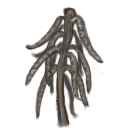
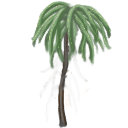
Revision of a layered 128×128 image; what changed, layer by layer:
added group "Lancewood_M" with 9 layers above "Paint Layer 20" over [24, 1, 113, 128]
added layer "Paint Layer 26" in group "Lancewood_M" over [24, 1, 113, 64]
added layer "Paint Layer 24" in group "Lancewood_M" over [24, 1, 113, 64]
added layer "Paint Layer 25 Merged" (1st of 2, in "Lancewood_M") in group "Lancewood_M" over [24, 1, 113, 64]
added layer "Paint Layer 25 Merged" (2nd of 2, in "Lancewood_M") in group "Lancewood_M" over [24, 9, 113, 73]
added layer "Paint Layer 25" in group "Lancewood_M" over [24, 1, 113, 64]
added layer "Copy of Paint Layer 19" (1st of 3, in "Lancewood_M") in group "Lancewood_M" over [24, 1, 113, 128]
added layer "Copy of Paint Layer 19" (2nd of 3, in "Lancewood_M") in group "Lancewood_M" over [24, 1, 113, 128]
added layer "Paint Layer 19" (1st of 2, in "Lancewood_M") in group "Lancewood_M" over [24, 1, 113, 128]
added layer "Paint Layer 23" (1st of 2, in "Lancewood_M") in group "Lancewood_M" over [24, 1, 113, 128]
moved "Paint Layer 19" (2nd of 2, in "Lancewood_J") into group "Lancewood_J", painted on it over [24, 1, 113, 128]
moved "Paint Layer 20" (2nd of 2, in "Lancewood_J") into group "Lancewood_J" over [24, 1, 113, 128]
"Paint Layer 21": opacity 100% → 84%, moved it into group "Lancewood_J" over [24, 1, 113, 128]
